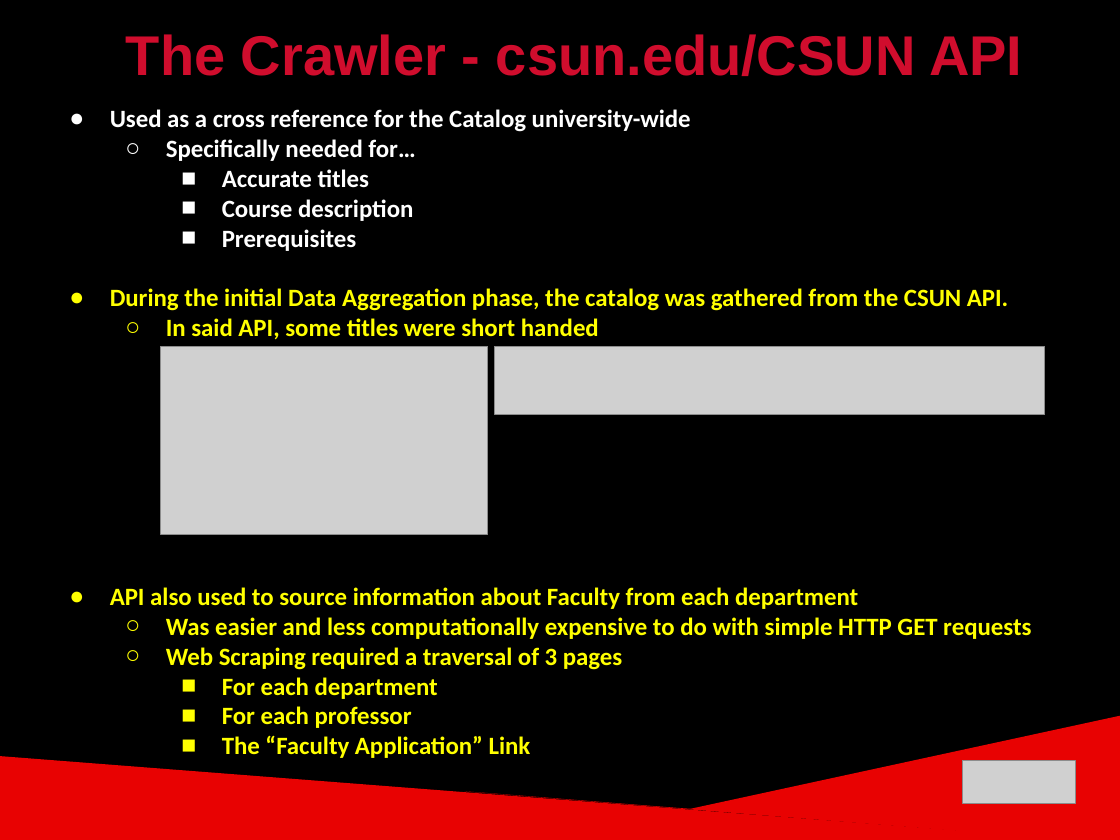
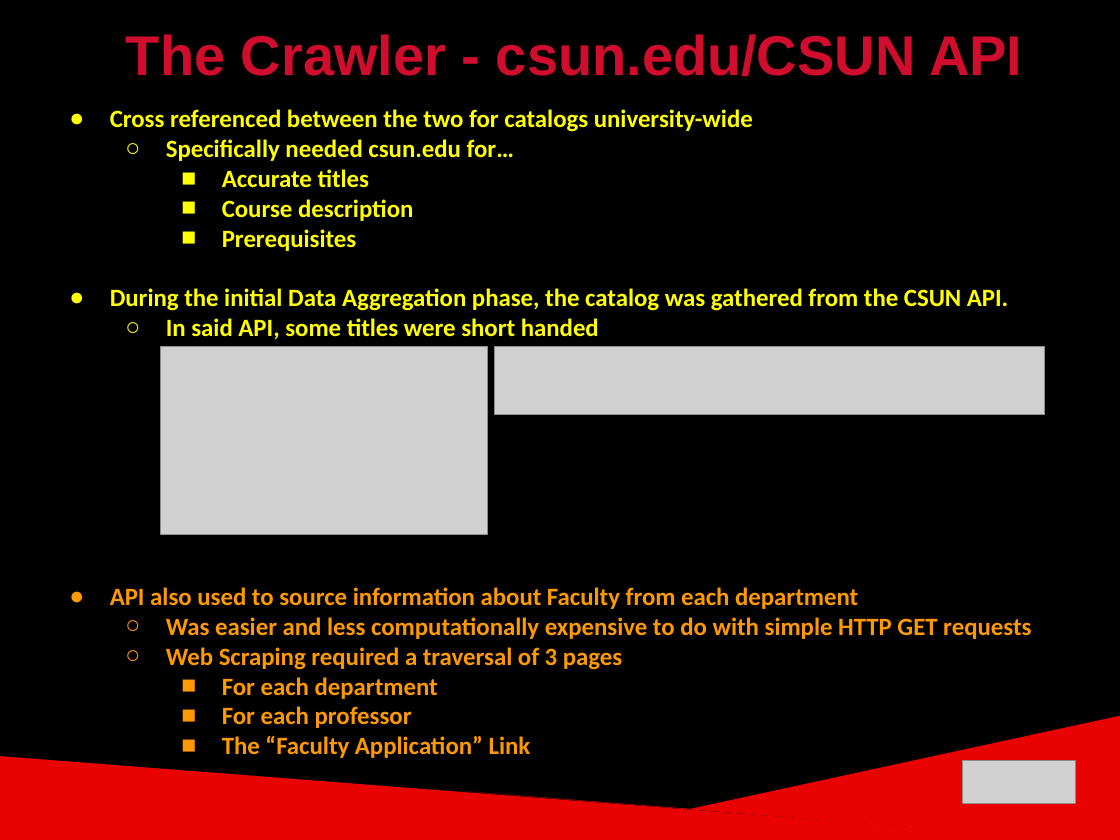
Before and after one commit to ckjarmon/CSUN-Dashboard, a slide deck: slide 9 of documentation/presentations/White Volley Girls - Final Project Presentation (Season 2).pptx. Drawn at 1120x840 pixels with LibreOffice and Linux fonts; fonts in the diff are those of the drawing; grey boxes stand for pictures. Boxes give left, top, right and bottom in pixels: in the first picture for what was removed or moved away, otherwise in the second. Text is boxed around its words. In the diff, an @@ line names an element or a change of style, - is before the commit and + after.

```diff
--- a/documentation/presentations/White Volley Girls - Final Project Presentation (Season 2).pptx
+++ b/documentation/presentations/White Volley Girls - Final Project Presentation (Season 2).pptx
@@ text at (x1=110, y1=109, x2=753, y2=161): text changed; text colour #FFFFFF to #FFFF00 @@
-● Used as a cross reference for the Catalog university-wide
-  ○ Specifically needed for…
+● Cross referenced between the two for catalogs university-wide
+  ○ Specifically needed csun.edu for…
@@ text at (x1=110, y1=169, x2=1031, y2=758): text colour #FFFFFF to #FFFF00 in "Accurate titles", "Course description", "Prerequisites"; text colour #FFFF00 to #FF9900 in "API also used to source information about ...", "Was easier and less computationally expensive to ...", "Web Scraping required a traversal of 3 ...", "For each department" and 2 more places; bullet colour #FFFFFF to #FFFF00; bullet colour #FFFF00 to #FF9900 @@
```
Also in this commit, not shown: 7 other slides changed, 2 other files.
